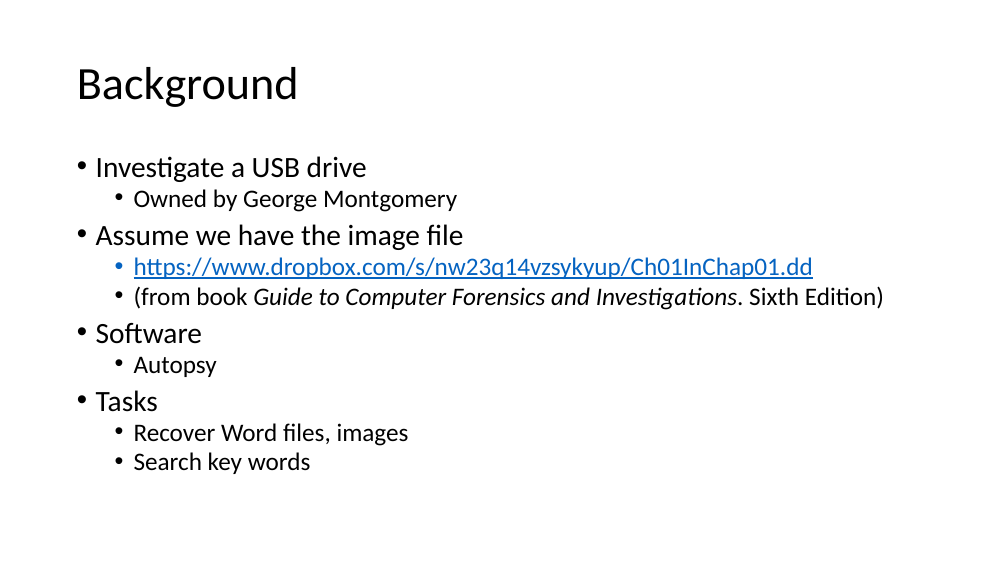
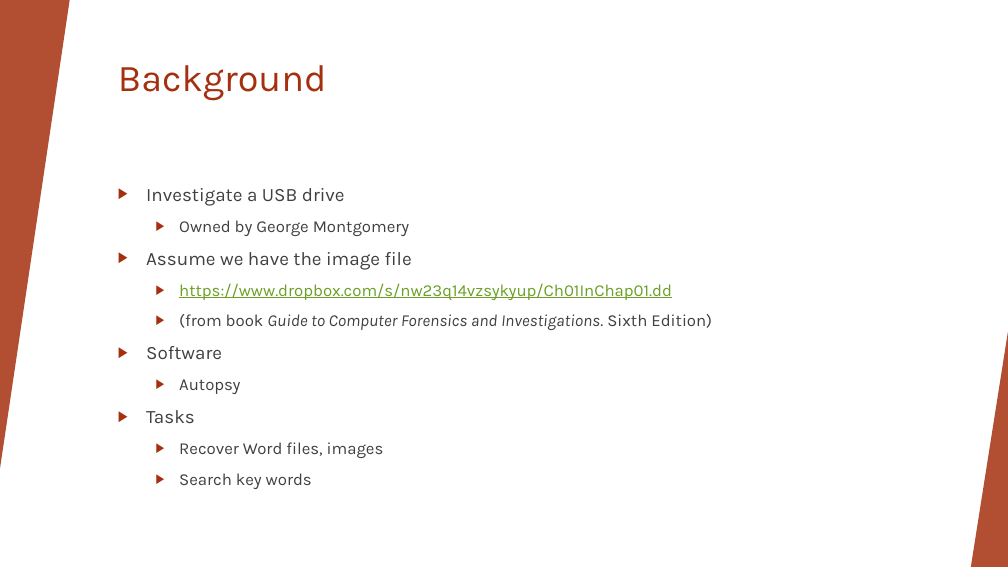
Before and after one commit to sajinshivdas/Digital-Forensics-Lab, a slide deck: slide 17 of Basic_Computer_Skills_for_Forensics/5_Introduction_to_digital_forensics.pptx. Drawn at 1008x567 pixels with LibreOffice and Linux fonts; fonts in the diff are those of the drawing; background and template pictures are left out. Boxes give left, top, right and bottom in pixels: in the first picture for what was removed or moved away, otherwise in the second. Text is boxed around its words. In the diff, an @@ line names an element or a change of style, - is before the commit and + after.

Commit message:
update
Digital forensics

```diff
--- a/Basic_Computer_Skills_for_Forensics/5_Introduction_to_digital_forensics.pptx
+++ b/Basic_Computer_Skills_for_Forensics/5_Introduction_to_digital_forensics.pptx
@@ rectangle added at box(0, 0, 1008, 567), fill #FFFFFF @@
@@ triangle added at box(0, 0, 70, 469), fill #A5300F at 85% opacity @@
@@ title "Background": place and size @@
-title "Background" at box(77, 67, 299, 107)
+title "Background" at box(118, 65, 327, 101)
@@ title "Background" at box(118, 65, 327, 101): size 44 to 36 pt, font Calibri to Karla, text colour #000000 to #A5300F; line spacing 0.9 to 1; vertical alignment middle to top @@
@@ text "Investigate a USB drive": place and size @@
-text "Investigate a USB drive" at box(96, 156, 884, 474)
+text "Investigate a USB drive" at box(146, 188, 712, 489)
@@ text "Investigate a USB drive" at box(146, 188, 712, 489): size 28 to 18 pt in "Investigate a USB drive", "Assume we have the image file", "Software", "Tasks"; font Calibri to Karla; text colour #000000 to #404040 in "Investigate a USB drive", "Owned by George Montgomery", "Assume we have the image file", "(from book Guide to Computer Forensics and ..." and 5 more places; size 24 to 16 pt in "Owned by George Montgomery", "https://www.dropbox.com/s/nw23q14vzsykyup/Ch01InChap01.dd", "(from book Guide to Computer Forensics and ...", "Autopsy" and 2 more places; text colour #0563C1 to #6B9F25 in "https://www.dropbox.com/s/nw23q14vzsykyup/Ch01InChap01.dd"; bullet • to ▶; line spacing 0.8 to 1; more space between paragraphs @@
@@ group added at box(0, 0, 1008, 567): 5 freeform shapes, 3 triangles, 2 lines @@
@@ triangle added at box(971, 332, 1008, 567), fill #A5300F at 85% opacity @@
```
Also in this commit, not shown: 32 other slides changed.
